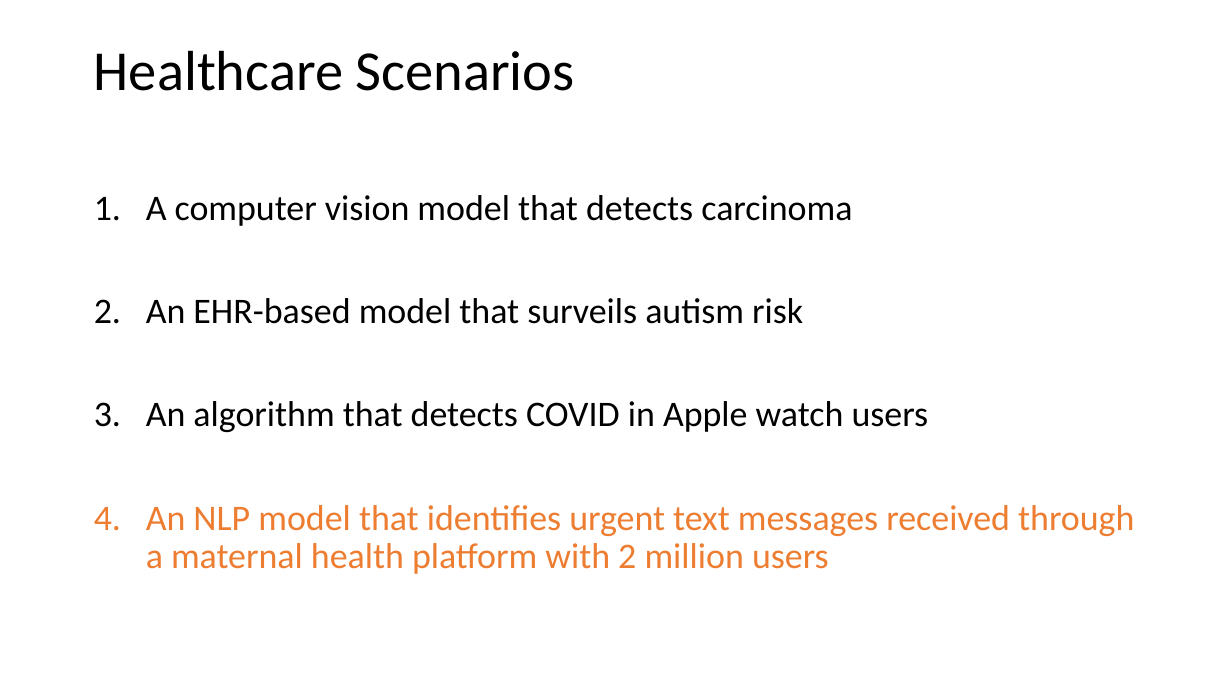
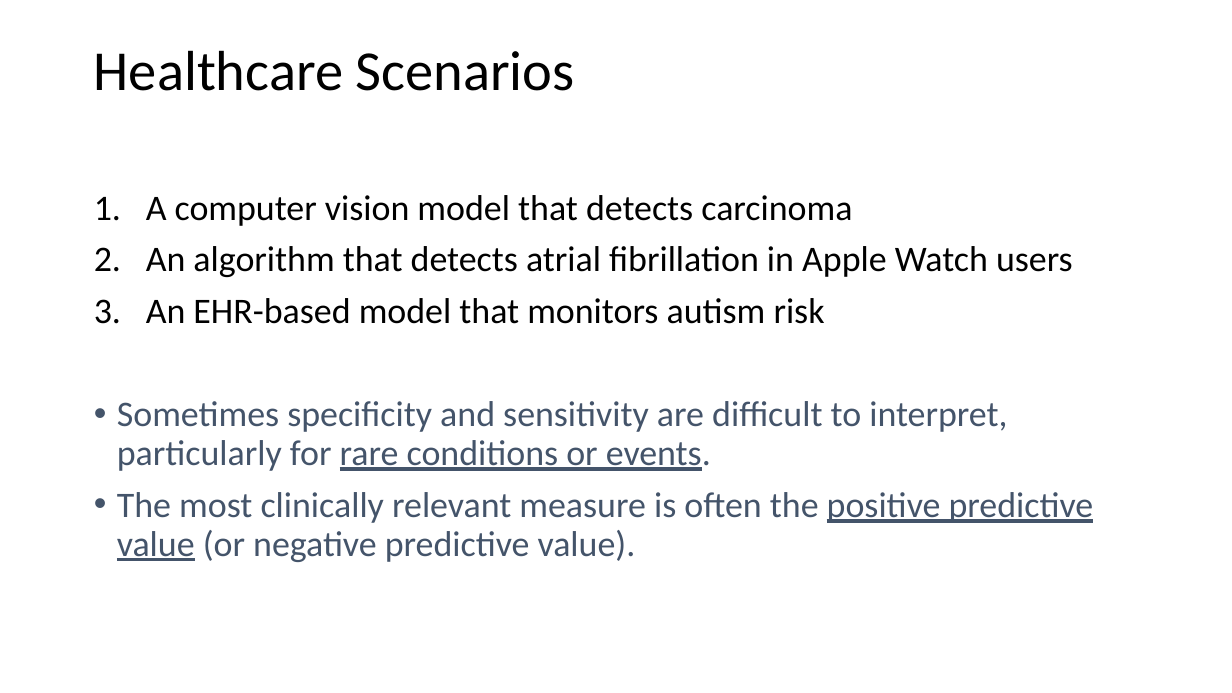
Before and after one commit to mengelhard/mmci_applied_ds, a slide deck: slide 28 of lectures/ll3.pptx (slide 14 before the commit). Drawn at 1232x693 pixels with LibreOffice and Linux fonts; fonts in the diff are those of the drawing. Boxes give left, top, right and bottom in pixels: in the first picture for what was removed or moved away, otherwise in the second. Text is boxed around its words. In the diff, an @@ line names an element or a change of style, - is before the commit and + after.

```diff
--- a/lectures/ll3.pptx
+++ b/lectures/ll3.pptx
@@ text at bbox=[117, 246, 1094, 562]: text changed; text colour #ED7D31 to #44546A @@
-2. An EHR-based model that surveils autism risk
-3. An algorithm that detects COVID in Apple watch users
-4. An NLP model that identifies urgent text messages received through a maternal health platform with 2 million users
+2. An algorithm that detects atrial fibrillation in Apple Watch users
+3. An EHR-based model that monitors autism risk
+• Sometimes specificity and sensitivity are difficult to interpret, particularly for rare conditions or events.
+• The most clinically relevant measure is often the positive predictive value (or negative predictive value).
```
Also in this commit, not shown: 4 other slides changed, 23 slides added, 4 slides removed, 1 other file.
